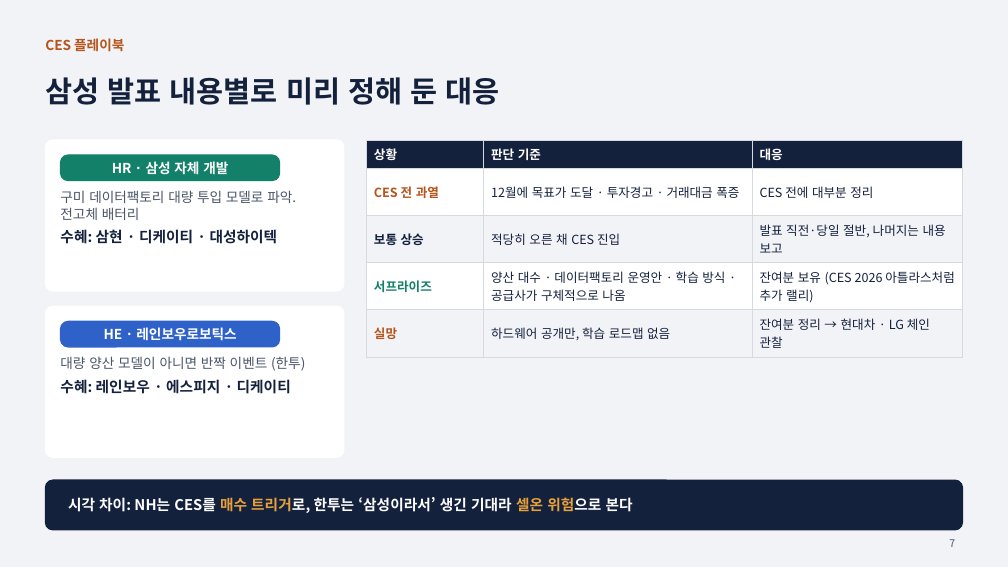
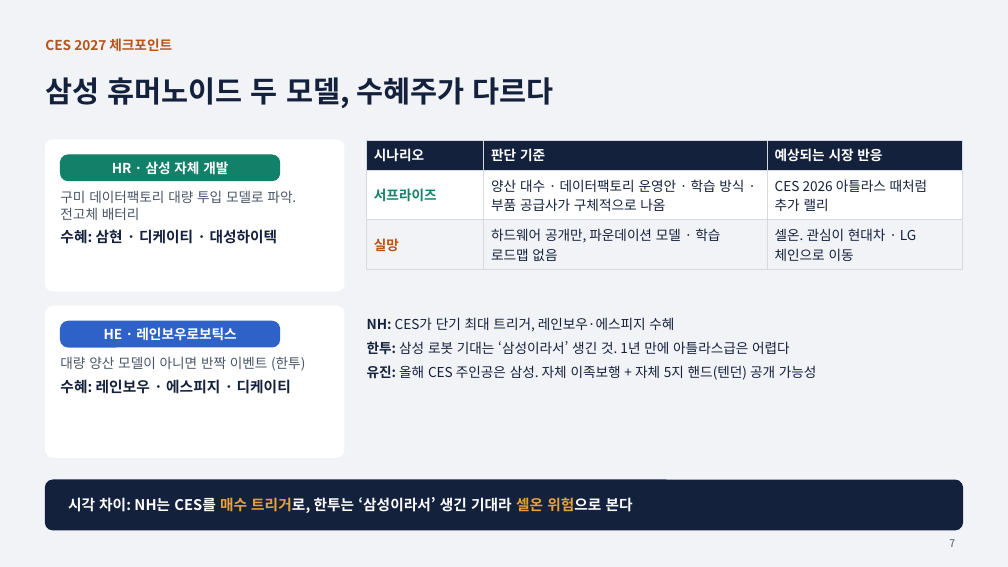
Before and after one commit to fred03094708-ctrl/-, a slide deck: slide 7 of 로봇_스터디.pptx. Drawn at 1008x567 pixels with LibreOffice and Linux fonts; fonts in the diff are those of the drawing. Boxes give left, top, right and bottom in pixels: in the first picture for what was removed or moved away, otherwise in the second. Text is boxed around its words. In the diff, an @@ line names an element or a change of style, - is before the commit and + after.

```diff
--- a/로봇_스터디.pptx
+++ b/로봇_스터디.pptx
@@ text at [45, 38, 172, 52]: text changed @@
-CES 플레이북
+CES 2027 체크포인트
@@ title at [45, 77, 554, 108]: text changed @@
-삼성 발표 내용별로 미리 정해 둔 대응
+삼성 휴머노이드 두 모델, 수혜주가 다르다
@@ table at [367, 140, 963, 265] @@
-row 1: 상황 | 판단 기준 | 대응
-row 2: CES 전 과열 | 12월에 목표가 도달 · 투자경고 · 거래대금 폭증 | CES 전에 대부분 정리
-row 3: 보통 상승 | 적당히 오른 채 CES 진입 | 발표 직전·당일 절반, 나머지는 내용 보고
-row 4: 서프라이즈 | 양산 대수 · 데이터팩토리 운영안 · 학습 방식 · 공급사가 구체적으로 나옴 | 잔여분 보유 (CES 2026 아틀라스처럼 추가 랠리)
-row 5: 실망 | 하드웨어 공개만, 학습 로드맵 없음 | 잔여분 정리 → 현대차 · LG 체인 관찰
+row 1: 시나리오 | 판단 기준 | 예상되는 시장 반응
+row 2: 서프라이즈 | 양산 대수 · 데이터팩토리 운영안 · 학습 방식 · 부품 공급사가 구체적으로 나옴 | CES 2026 아틀라스 때처럼 추가 랠리
+row 3: 실망 | 하드웨어 공개만, 파운데이션 모델 · 학습 로드맵 없음 | 셀온. 관심이 현대차 · LG 체인으로 이동
@@ text added at [367, 317, 817, 380], 13 pt, text #14213D @@
+• NH: CES가 단기 최대 트리거, 레인보우·에스피지 수혜
+• 한투: 삼성 로봇 기대는 ‘삼성이라서’ 생긴 것. 1년 만에 아틀라스급은 어렵다
+• 유진: 올해 CES 주인공은 삼성. 자체 이족보행 + 자체 5지 핸드(텐던) 공개 가능성
```
Also in this commit, not shown: 4 other slides changed, 1 slide added, 2 slides removed, 1 other file.
